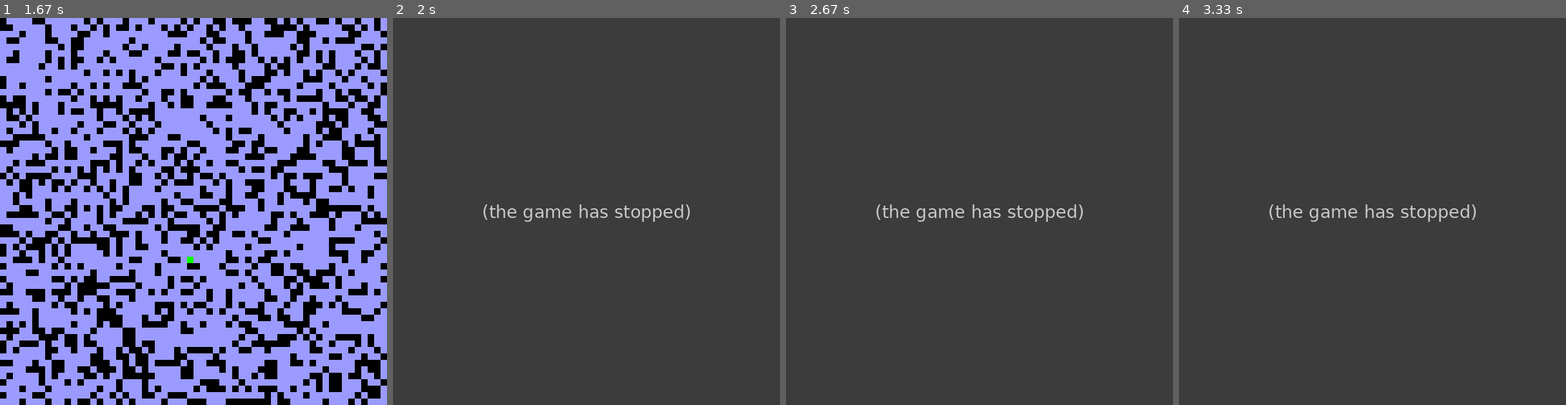
Above: before the commit, frames 1-4 (left to right).
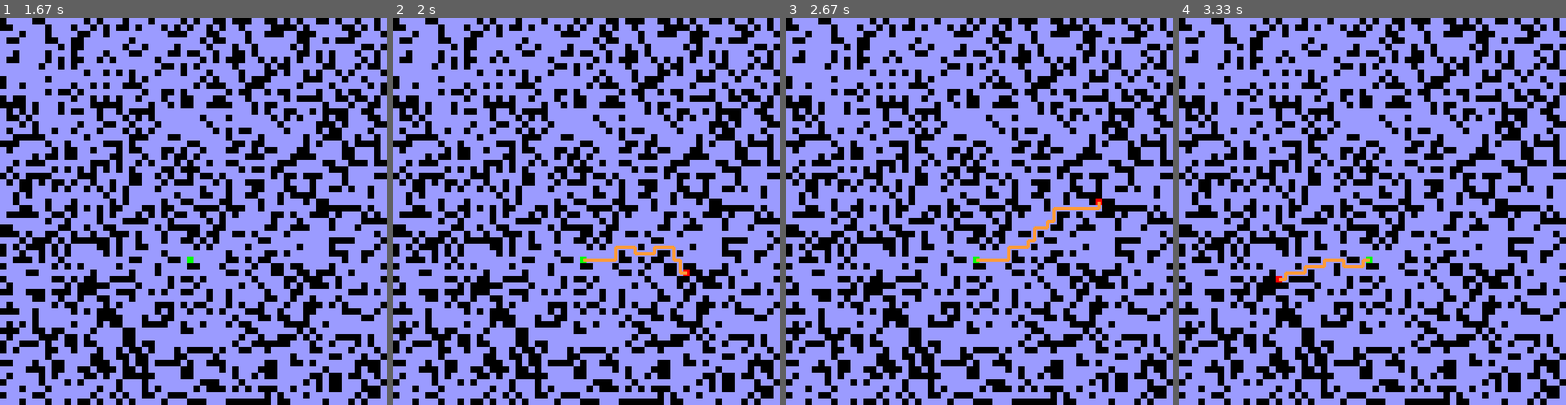
Above: after the commit, the same moments.

Repository: Dave91/PythonPyCharm
Game: pygame game, started from PyGames/Alg PathfinderVisual/pathfinding_visual.py
Two runs of this game, one before a commit and one after it. Both use one fixed random seed, a clock stepped at 60 frames per second and the inputs below.
Inputs (mouse positions are in pixels of both pictures, inside the frame that each line leads up to):
- Up to frame 1 (1.67 s): click (193, 211) at 0.38 s; click (73, 153) at 0.72 s; click (239, 246) at 1.05 s; right-click (193, 257) at 1.38 s
- Up to frame 2 (2 s): click (687, 273) at 1.72 s
- Up to frame 3 (2.67 s): click (1056, 180) at 2.05 s; click (1099, 203) at 2.38 s
- Up to frame 4 (3.33 s): click (1507, 288) at 2.72 s; click (1279, 281) at 3.05 s

Frame 1 is identical in both runs. In frame 2, 100% of the frame differs, in the area x 0-100%, y 0-100%; in frame 3, 100%; in frame 4, 100%.
Error before the commit: TypeError: 'GridNode' object is not subscriptable (pathfinding_visual.py line 48); the game stopped at 1.72 s (later frames are placeholders)

Commit message:
*node coords array error solved

Diff:
--- a/PyGames/Alg PathfinderVisual/pathfinding_visual.py
+++ b/PyGames/Alg PathfinderVisual/pathfinding_visual.py
@@ -44,9 +44,10 @@
             steps = self.path[0]
             nodes = []
             for step in range(len(steps)):
+                node = steps[step]
                 # +5 for circle, line / not for rect
-                nx = (steps[step][0] * 10) + 5
-                ny = (steps[step][1] * 10) + 5
+                nx = (node.x * 10) + 5
+                ny = (node.y * 10) + 5
                 nodes.append((nx, ny))
             try:
                 pygame.draw.lines(screen, (255, 155, 55), False, nodes, 5)
